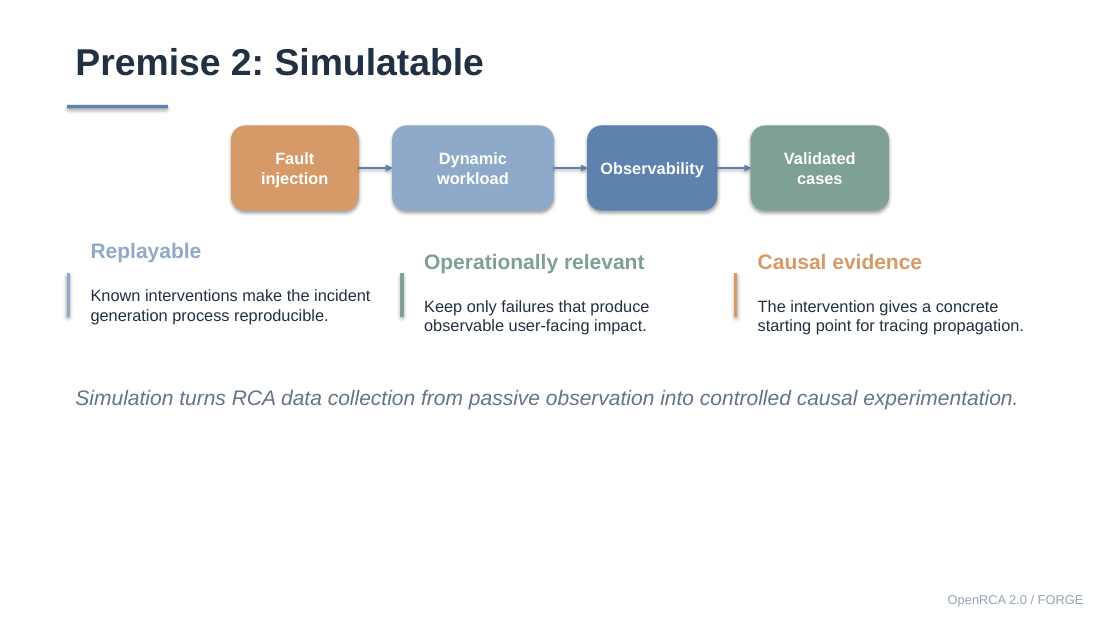
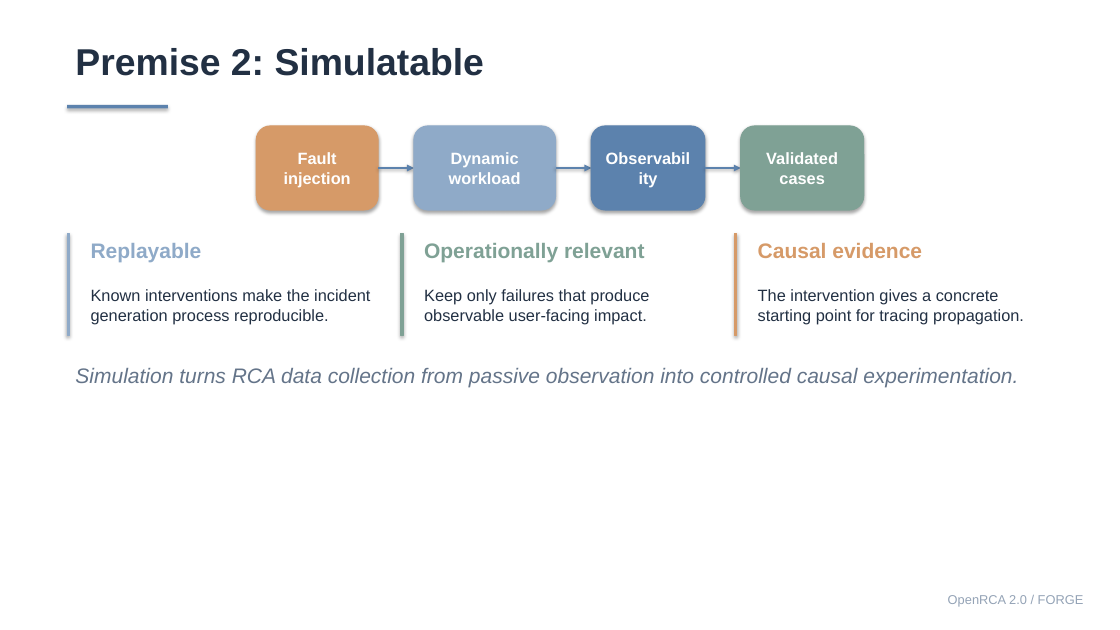
Before and after one commit to Lincyaw/paperops, a slide deck: slide 4 of examples/self-intro/diagnostic_world_model.pptx. Drawn at 1120x630 pixels with LibreOffice and Linux fonts; fonts in the diff are those of the drawing. Boxes give left, top, right and bottom in pixels: in the first picture for what was removed or moved away, otherwise in the second. Text is boxed around its words. In the diff, an @@ line names an element or a change of style, - is before the commit and + after.

```diff
--- a/examples/self-intro/diagnostic_world_model.pptx
+++ b/examples/self-intro/diagnostic_world_model.pptx
@@ rounded rectangle "Fault injection": place and size @@
-rounded rectangle "Fault injection" at [232, 126, 359, 210]
+rounded rectangle "Fault injection" at [256, 126, 378, 210]
@@ rounded rectangle "Dynamic workload": place and size @@
-rounded rectangle "Dynamic workload" at [392, 126, 553, 210]
+rounded rectangle "Dynamic workload" at [414, 126, 556, 210]
@@ rounded rectangle "Observability": place and size @@
-rounded rectangle "Observability" at [588, 126, 718, 210]
+rounded rectangle "Observability" at [592, 126, 705, 210]
@@ rounded rectangle "Validated cases": place and size @@
-rounded rectangle "Validated cases" at [751, 126, 888, 210]
+rounded rectangle "Validated cases" at [741, 126, 864, 210]
@@ arrow moved from (358, 168) - (392, 168) to (378, 168) - (414, 168) @@
@@ arrow moved from (554, 168) - (588, 168) to (555, 168) - (592, 168) @@
@@ arrow moved from (717, 168) - (751, 168) to (705, 168) - (741, 168) @@
@@ rectangle: place and size @@
-rectangle at [67, 274, 70, 316]
+rectangle at [67, 234, 70, 335]
@@ rectangle: place and size @@
-rectangle at [401, 274, 403, 316]
+rectangle at [401, 234, 403, 335]
@@ rectangle: place and size @@
-rectangle at [734, 274, 737, 316]
+rectangle at [734, 234, 737, 335]
@@ 4 texts: place and size @@
-4 texts at [424, 254, 1024, 335]
+4 texts at [424, 243, 1024, 324]
@@ text "Simulation turns RCA data collection ...": place and size @@
-text "Simulation turns RCA data collection ..." at [75, 390, 1018, 409]
+text "Simulation turns RCA data collection ..." at [75, 368, 1018, 388]
```
Also in this commit, not shown: 19 other slides changed, 10 other files.
